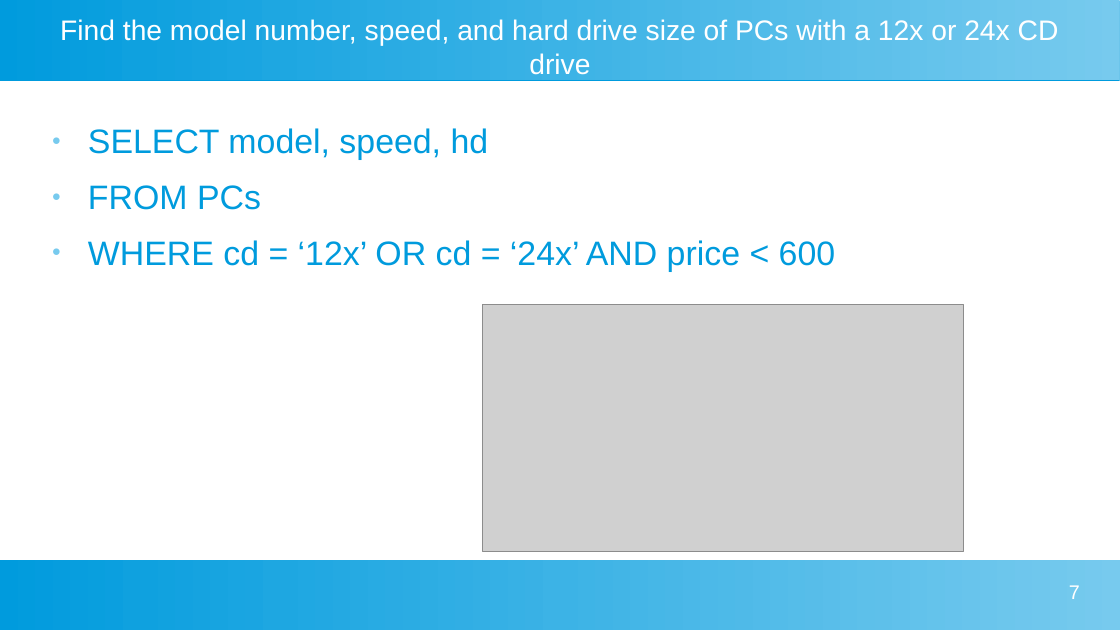
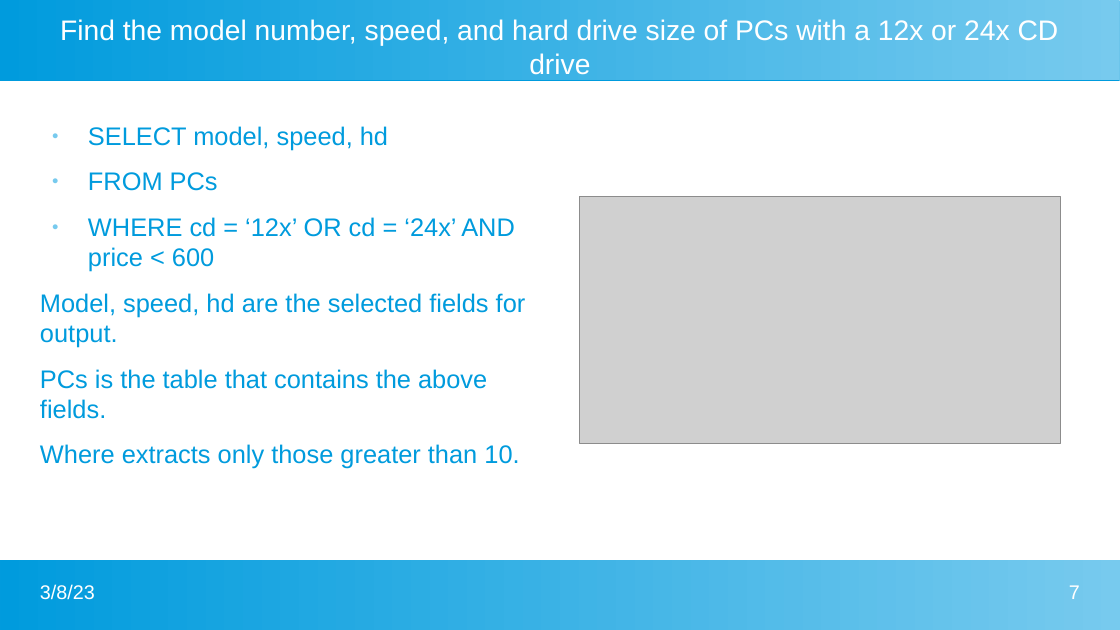
Before and after one commit to ajm1102/Uni-work, a slide deck: slide 7 of Big Data and Data Mining/Presentation/sqlPres.odp. Drawn at 1120x630 pixels with LibreOffice and Linux fonts; fonts in the diff are those of the drawing; grey boxes stand for pictures. Boxes give left, top, right and bottom in pixels: in the first picture for what was removed or moved away, otherwise in the second. Text is boxed around its words. In the diff, an @@ line names an element or a change of style, - is before the commit and + after.

```diff
--- a/Big Data and Data Mining/Presentation/sqlPres.odp
+++ b/Big Data and Data Mining/Presentation/sqlPres.odp
@@ text at (x1=88, y1=126, x2=515, y2=272): size 24 to 18 pt in "SELECT model, speed, hd", "FROM PCs", "WHERE cd = ‘12x’ OR cd = ..."; indent changed @@
@@ picture moved from (x1=483, y1=305, x2=965, y2=552) to (x1=579, y1=197, x2=1061, y2=444) @@
@@ text at (x1=40, y1=293, x2=526, y2=469): paragraphs added @@
+Model, speed, hd are the selected fields for output.
+PCs is the table that contains the above fields.
+Where extracts only those greater than 10.
@@ rectangle removed at (x1=0, y1=560, x2=1120, y2=630) @@
@@ freeform shape added at (x1=0, y1=560, x2=1120, y2=630), fill gradient #77CAEE to #009BDD @@
@@ text added at (x1=40, y1=584, x2=95, y2=600), 14 pt, text #FFFFFF @@
+3/8/23
```
Also in this commit, not shown: 10 other slides changed, 8 other files.
